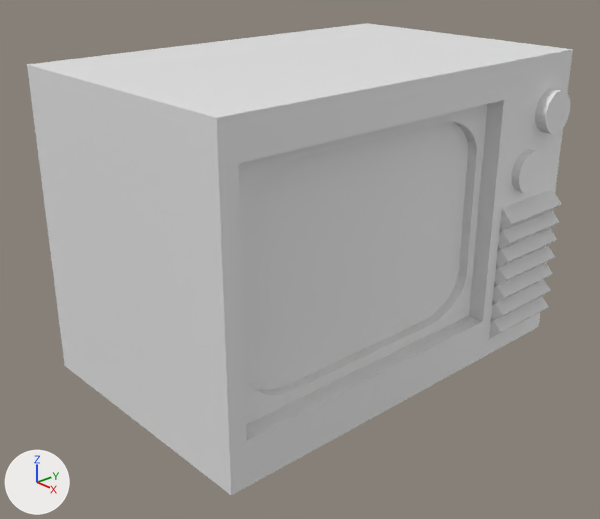
An edit to the Blender file BlenderModels/Motel/Interior/TV.blend, drawn before and after from the same camera.
The view is the same before and after, from a 50 mm camera at (1.197, -1.392, 1.373) aimed at (-0.143, -0.175, 0.616). The lights are fixed; the arrows at lower left show +X, +Y and +Z. The first picture is the older version.

In view in the first picture: 'TV', 'TVBoxDetail', 'TVDialLower', 'TVDialUpper', 'TVPanel', 'TVPatterning'.
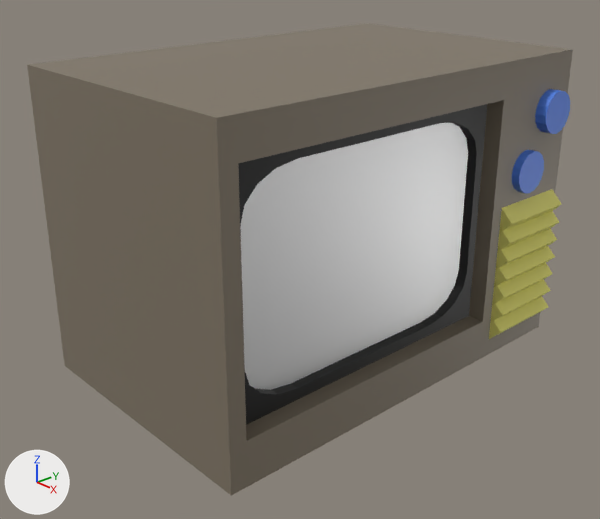
ob_tv_001 is not drawn itself; it is used by a modifier of ob_tvboxdetail.

Where the change shows, as pixel boxes (x1, y1, x2, y2) in the pictures (600 x 519 px):
'TVPanel', recoloured: (240, 123, 468, 390) in both
'TVBoxDetail', reshaped, recoloured: (238, 104, 487, 425) in both
'TVPatterning', recoloured (white to yellow): (489, 189, 561, 339) in both
'TVDialUpper', recoloured (white to blue): (535, 89, 570, 134) in both
'TVDialLower', recoloured (white to blue): (512, 150, 544, 193) in both
part 1 of me_cube, reshaped: (217, 50, 573, 495) in both
part 2 of me_cube, recoloured (darker): (27, 23, 573, 495) in both

Diff of the bpy script that builds the scene:
```diff
--- a/BlenderModels/Motel/Interior/TV.blend.py
+++ b/BlenderModels/Motel/Interior/TV.blend.py
@@ mat_innertvbox @@
+mat_innertvbox = principled_material('InnerTVBox')
+mat_innertvbox.base_color = (0.0, 0.0, 0.0)  # black #000000
@@ mat_screen @@
+mat_screen = principled_material('Screen')
+mat_screen.base_color = (0.8, 0.8, 0.8)  # white #e7e7e7
+mat_screen.metallic = 1.0
+mat_screen.roughness = 0.487
@@ mat_detail @@
+mat_detail = principled_material('Detail')
+mat_detail.base_color = (0.801, 0.764, 0.184)  # yellow #e7e277
@@ mat_knobs @@
+mat_knobs = principled_material('Knobs')
+mat_knobs.base_color = (0.0771, 0.213, 0.801)  # blue #4e7fe7
@@ mat_tvbox @@
+mat_tvbox = principled_material('TVBox')
+mat_tvbox.base_color = (0.214, 0.177, 0.129)  # brown #7f7565
@@ me_cube @@
 # used by ob_tv; location = (-0.163, -0.116, 0.717); scale = (0.328, 0.514, 0.36)
 # verts and faces of me_cube; kept vertices keep their numbers, new ones are numbered from 8
 # before: 0 (1.0, 1.0, 1.0), 1 (1.0, 1.0, -1.0), 2 (1.0, -1.0, 1.0), 3 (1.0, -1.0, -1.0)
-me_cube.from_pydata(...)  # 8 vertices, 6 faces; spans x -1.0..1.0, y -1.0..1.0, z -1.0..1.0
+me_cube.from_pydata(...)  # 16 vertices, 12 faces; spans x -1.0..1.0, y -1.0..1.0, z -1.0..1.0
+# me_cube part 1
+delete_faces([(0, 2, 3, 1)])
+verts[8] = (-0.72, 0.5, 0.77)
+verts[9] = (-0.72, 0.5, -0.71)
+verts[10] = (-0.72, -0.92, 0.77)
+verts[11] = (-0.72, -0.92, -0.71)
+for new, old in zip([*range(12, 16)], [*range(8, 12)]): verts[new] = verts[old] + (1.72, 0.0, 0.0)
+faces += [(2, 3, 15, 14), (0, 2, 14, 12, 13, 15, 3, 1), (10, 14, 15, 11), (8, 10, 11, 9), (8, 9, 13, 12), (8, 12, 14, 10)]
+faces += [(9, 11, 15, 13)]
+# me_cube part 2: 5 faces spanning x -1.0..1.0, y -1.0..1.0, z -1.0..1.0 switch from mat_material (white #e7e7e7) to mat_tvbox (brown #7f7565)
@@ me_cube_001 @@
 me_cube_001.from_pydata(...)  # 8 vertices, 6 faces; spans x -1.0..1.0, y -1.0..1.0, z -1.0..1.0
+me_cube_001.materials.append(mat_innertvbox)  # black #000000
@@ me_cube_002 @@
 me_cube_002.from_pydata(...)  # 8 vertices, 6 faces; spans x -1.0..1.0, y -1.0..1.0, z -1.0..1.0
+me_cube_002.materials.append(mat_knobs)  # blue #4e7fe7
@@ me_cube_006 @@
 me_cube_006.from_pydata(...)  # 6 vertices, 5 faces; spans x -1.0..-0.08, y -1.0..1.0, z -0.15..0.19
+me_cube_006.materials.append(mat_detail)  # yellow #e7e277
@@ me_plane @@
 me_plane.from_pydata(...)  # 4 vertices, 1 face; spans x -1.0..1.0, y -1.0..1.0, z 0.0
+me_plane.materials.append(mat_screen)  # white #e7e7e7
@@ me_cube_004 @@
+me_cube_004.from_pydata(...)  # 48 vertices, 28 faces; spans x -1.0..1.0, y -1.0..1.0, z -1.0..1.0
+me_cube_004.materials.append(mat_innertvbox)  # black #000000
@@ ob_tv @@
 ob_tv.scale = (0.328, 0.514, 0.36)
-_m = ob_tv.modifiers.new('Boolean', 'BOOLEAN')
-_m.object = ob_cube_001
@@ ob_tv_001 @@
-ob_tv_001 = bpy.data.objects.new('TV.001', me_cube)
-ob_tv_001.location = (-0.128, -0.22, 0.725)
-ob_tv_001.scale = (0.284, 0.337, 0.238)
-_m = ob_tv_001.modifiers.new('Bevel', 'BEVEL')
-_m.width = 1.0
-_m.width_pct = 1.0
-_m.segments = 10
-_m.limit_method = 'WEIGHT'
-ob_tv_001.hide_set(True)
@@ ob_tvboxdetail @@
-ob_tvboxdetail = bpy.data.objects.new('TVBoxDetail', me_cube_001)
+ob_tvboxdetail = bpy.data.objects.new('TVBoxDetail', me_cube_004)
 ob_tvboxdetail.location = (-0.175, -0.223, 0.731)
@@ ob_tvboxdetail @@
 _m = ob_tvboxdetail.modifiers.new('Boolean', 'BOOLEAN')
-_m.object = ob_tv_001
```
